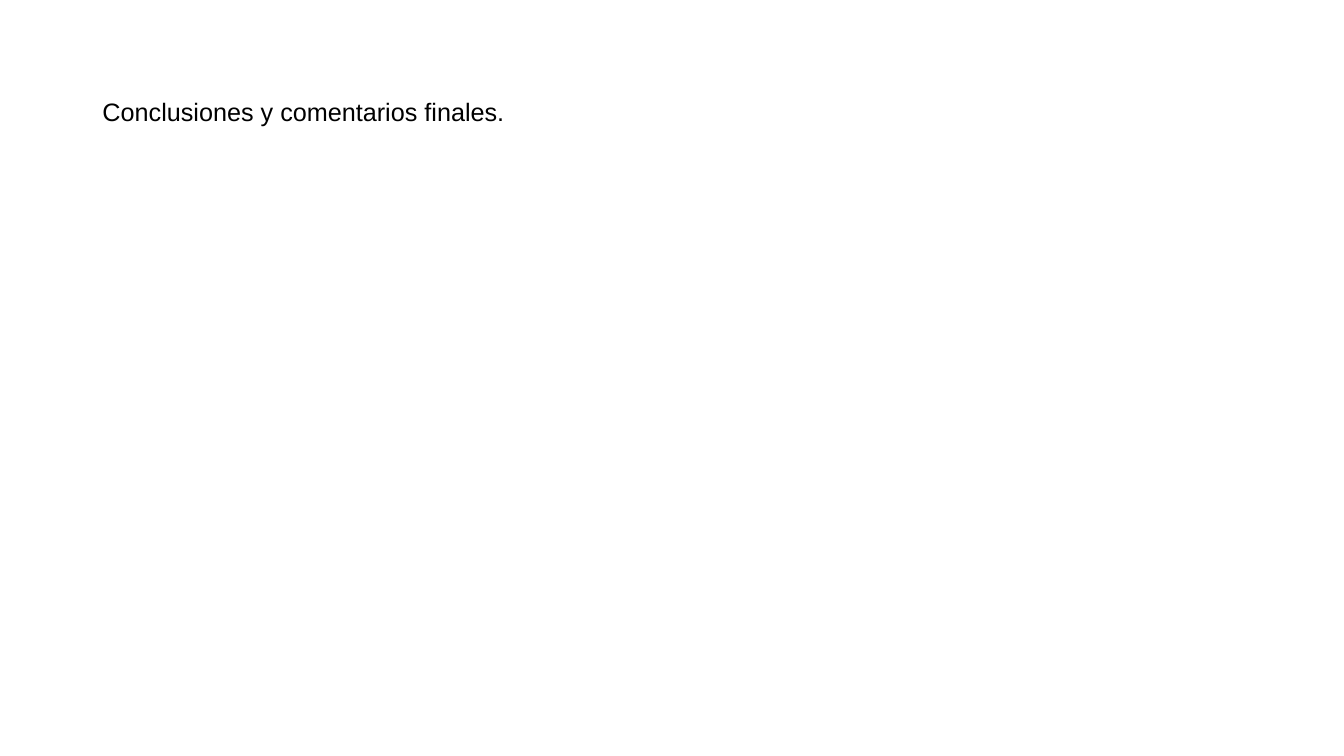
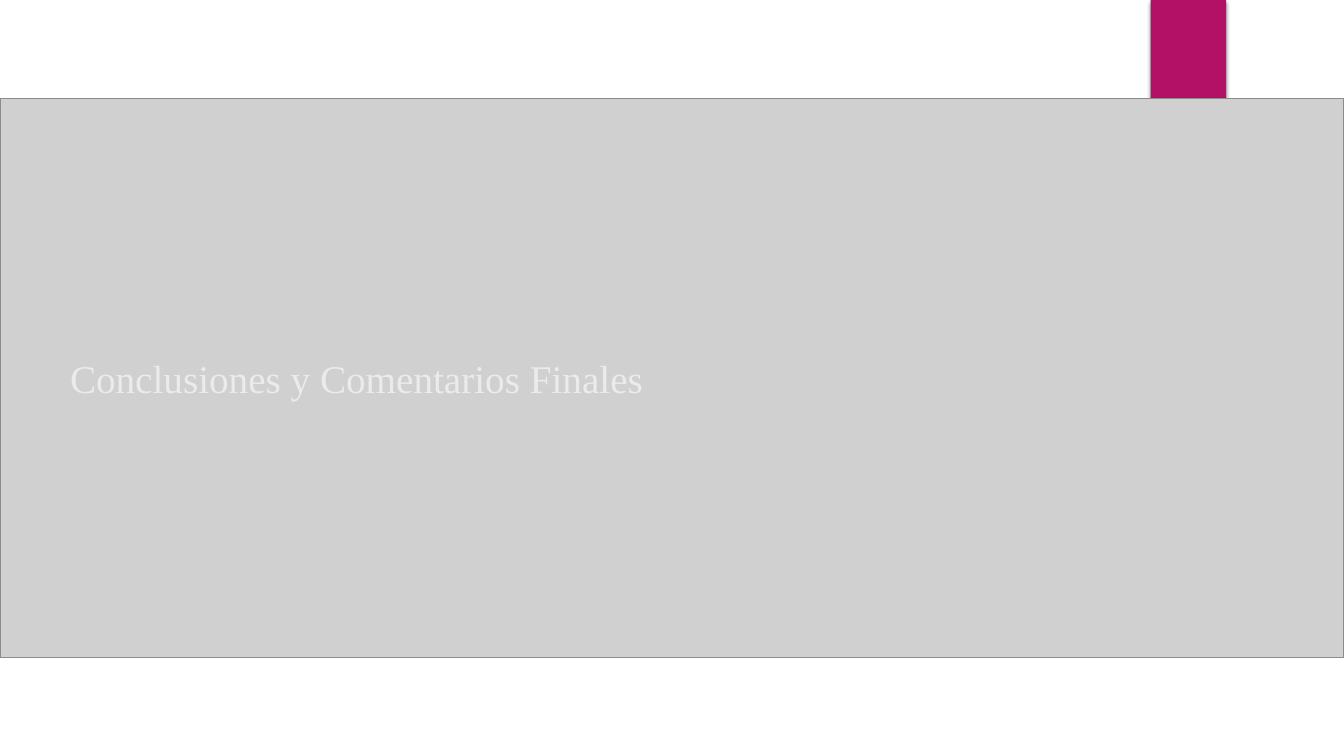
Before and after one commit to AlejandroMunozA/Trabajo_BigData, a slide deck: slide 10 of Trabajo_BigData.pptx (slide 6 before the commit). Drawn at 1344x756 pixels with LibreOffice and Linux fonts; fonts in the diff are those of the drawing; grey boxes stand for pictures. Boxes give left, top, right and bottom in pixels: in the first picture for what was removed or moved away, otherwise in the second. Text is boxed around its words. In the diff, an @@ line names an element or a change of style, - is before the commit and + after.

```diff
--- a/Trabajo_BigData.pptx
+++ b/Trabajo_BigData.pptx
@@ rectangle added at box(1150, 0, 1226, 126), fill #B31166 @@
@@ picture added at box(0, 98, 1344, 658) @@
@@ title removed at box(102, 102, 504, 127) @@
-Conclusiones y comentarios finales.
```
Also in this commit, not shown: 5 other slides changed, 4 slides added, 4 slides removed, 2 other files.
